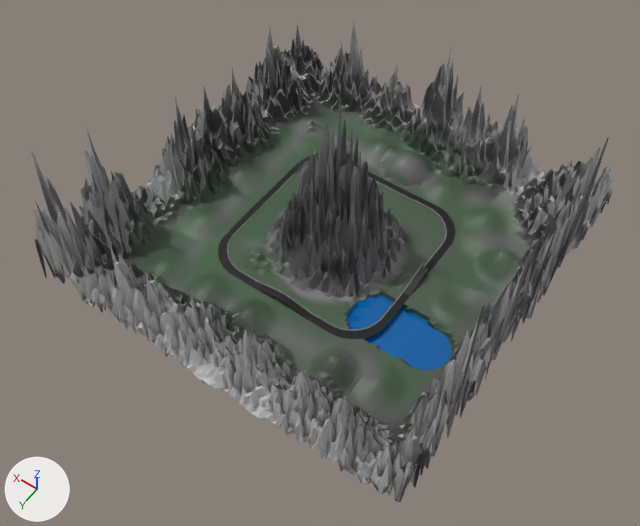
Two versions of the Blender file Assets/racetrack/track.blend, one commit apart.
Before and after are seen from a camera (50 mm lens) standing at (-4.52, 6.77, 9.9) and looking at (-0.19, 0.71, 0.38). The lights are fixed; the arrows at lower left show +X, +Y and +Z.

The first picture shows 'Plane', 'Terrain', 'Water'.
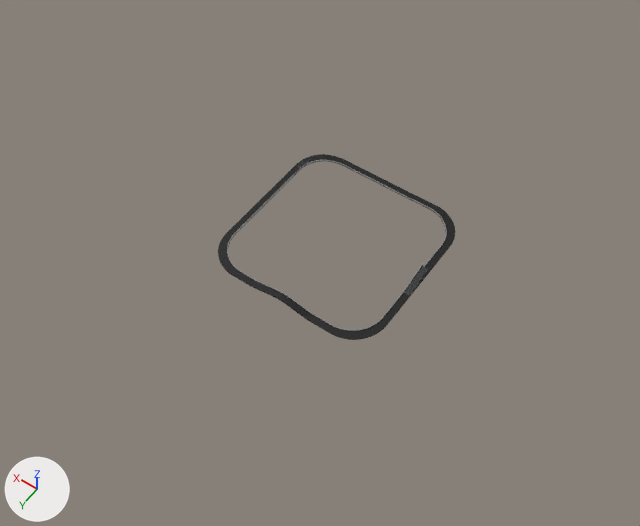
Commit message: git push monza track

What differs and where, as boxes (x1, y1, x2, y2) in the pictures (640 x 526 px):
'Terrain', hidden: before (29, 20, 613, 502)
'Water', hidden (blue): before (347, 294, 452, 370)

What the commit changed:
Object 'Terrain' (ob_terrain) is now hidden.
Object 'Water' (ob_water) is now hidden.
